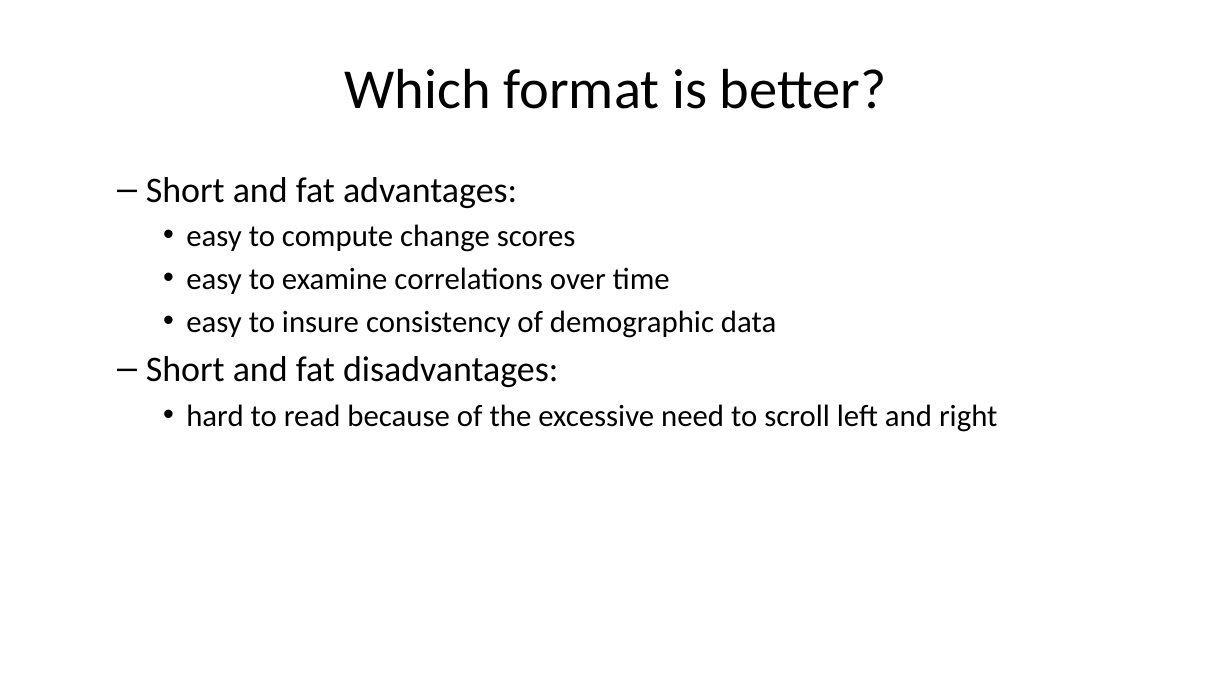
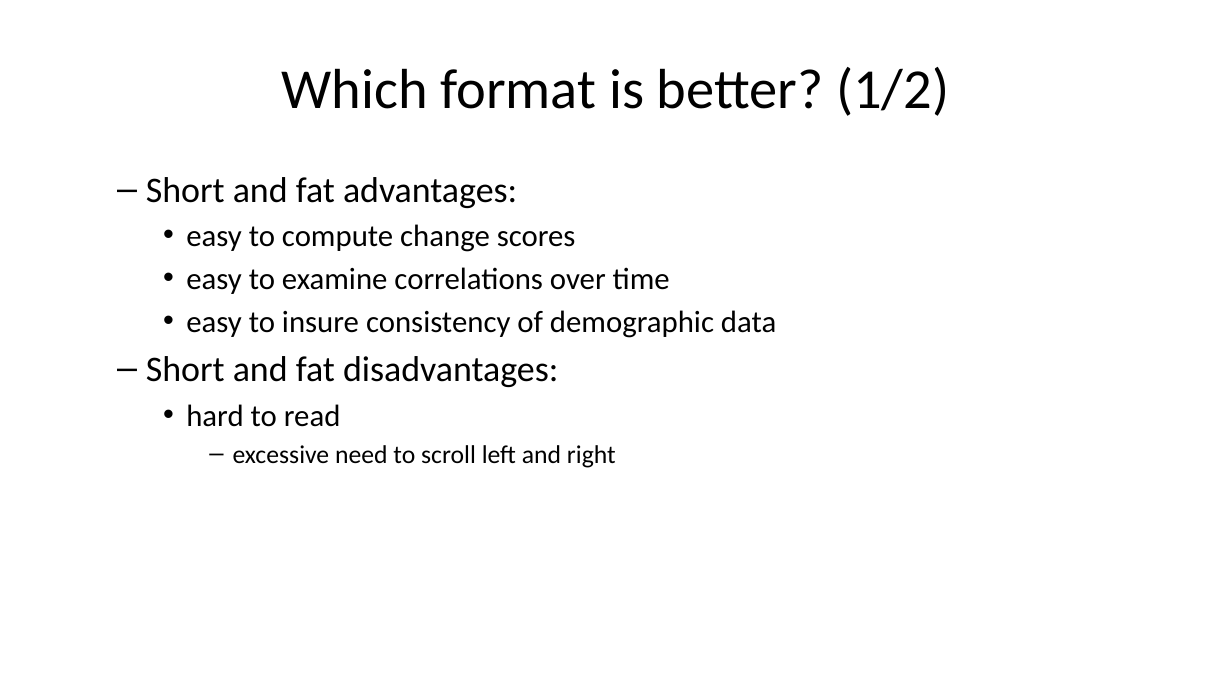
Before and after one commit to pmean/classes, a slide deck: slide 8 of introduction-to-r/results/v06-slides-and-speaker-notes.pptx. Drawn at 1232x693 pixels with LibreOffice and Linux fonts; fonts in the diff are those of the drawing. Boxes give left, top, right and bottom in pixels: in the first picture for what was removed or moved away, otherwise in the second. Text is boxed around its words. In the diff, an @@ line names an element or a change of style, - is before the commit and + after.

```diff
--- a/introduction-to-r/results/v06-slides-and-speaker-notes.pptx
+++ b/introduction-to-r/results/v06-slides-and-speaker-notes.pptx
@@ title at [281, 67, 949, 116]: text changed @@
-Which format is better?
+Which format is better? (1/2)
@@ text at [186, 404, 616, 468]: text changed; size 24 to 20 pt @@
-    • hard to read because of the excessive need to scroll left and right
+    • hard to read
+      – excessive need to scroll left and right
```
Also in this commit, not shown: 15 other slides changed, 2 slides added, 5 other files.
